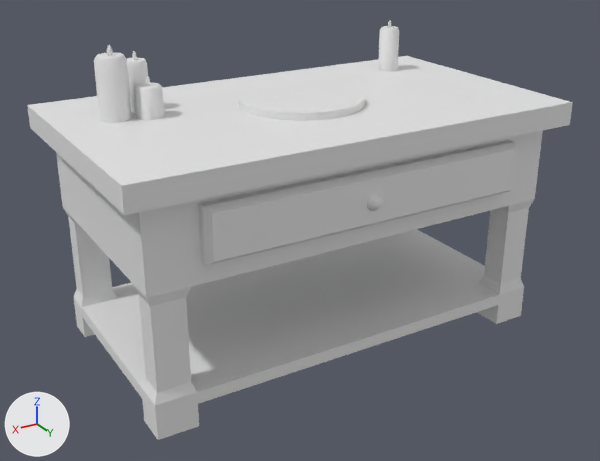
What one commit did to the FBX model Forage and Brew/Assets/GA/Meshes/Int_Maison/SM_EtabliLunaire_01.fbx.
Rendered twice from a 50 mm lens placed at (2.82, 2.56, 2.03), pointed at (1.01, -0.45, 0.52). Arrows for +X, +Y and +Z are at lower left; the lights stay in place. Where no turn or scale is listed for an object, it has been applied to the vertices.
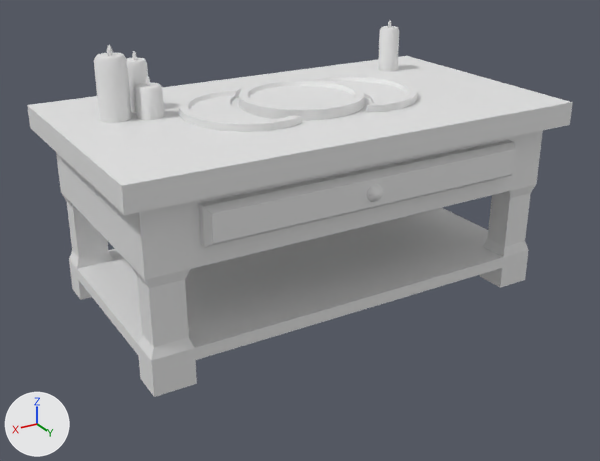
The newer file is also turned or shifted as a whole; pictures and numbers use the older file's frame.

Changed parts and their boxes [x1, y1, x2, y2] in the pictures (600 x 461 px; the box of a moved part takes in the faces that stretch with it):
'Cylinder007', reshaped (10% shorter)
    before: [27, 20, 573, 440]
    after: [27, 20, 573, 397]
part 1 of me_mesh, added
    after: [179, 89, 302, 132]
part 2 of me_mesh, added
    after: [305, 75, 418, 112]
part 3 of me_mesh, moved or reshaped
    before: [61, 82, 537, 440]
    after: [61, 81, 537, 397]

The edits, one by one:
me_mesh is used by ob_cylinder007; location (0.0, 0.0, 0.0).
me_mesh had 746 vertices, 1460 faces and spanned x -0.08..2.01, y -1.12..0.1, z 0.0..1.4.
me_mesh now has 914 vertices, 1788 faces and spans x -0.08..2.01, y -1.12..0.1, z 0.2..1.4.
me_mesh part 1: a new loose piece of 66 vertices spanning x 1.12..1.52, y -0.81..-0.22, z 1.04..1.12.
me_mesh part 2: a new loose piece of 66 vertices spanning x 0.41..0.8, y -0.81..-0.22, z 1.04..1.12.
Part 3, on me_mesh:
13 vertices are removed from x 0.7..1.18, y -0.79..0.07, z 0.81..1.12.
171 faces are deleted.
66 vertices in x 0.0..1.93, y -1.04..0.0, z 0.0..0.22 move by (0.0, 0.0, 0.2).
28 vertices in x 0.0..1.93, y -1.04..0.0, z 0.58..0.67 move by (0.0, 0.0, 0.07).
22 vertices in x 0.0..1.93, y -1.04..0.07, z 0.62..0.73 move by (0.0, 0.0, 0.08).
18 vertices in x 0.69..1.24, y -0.79..-0.25, z 1.05 move by (0.0, 0.0, 0.01).
13 vertices in x 0.69..1.24, y -0.79..-0.25, z 1.12 move by (0.0, 0.0, 0.02).
4 vertices in x 0.95..1.0, y 0.09..0.1, z 0.83 move by (0.01, 0.0, 0.03).
44 vertices move from x 0.94..1.02, y 0.06..0.1, z 0.79..0.86 to x 0.94..1.02, y 0.06..0.1, z 0.83..0.9.
44 vertices are added at x 0.72..1.2, y -0.75..0.07, z 0.83..1.14.
5 new vertices lie (0.0, 0.0, 0.08) away from vertices in x 0.7..1.18, y -0.79..-0.28, z 1.05.
243 new faces join them.
